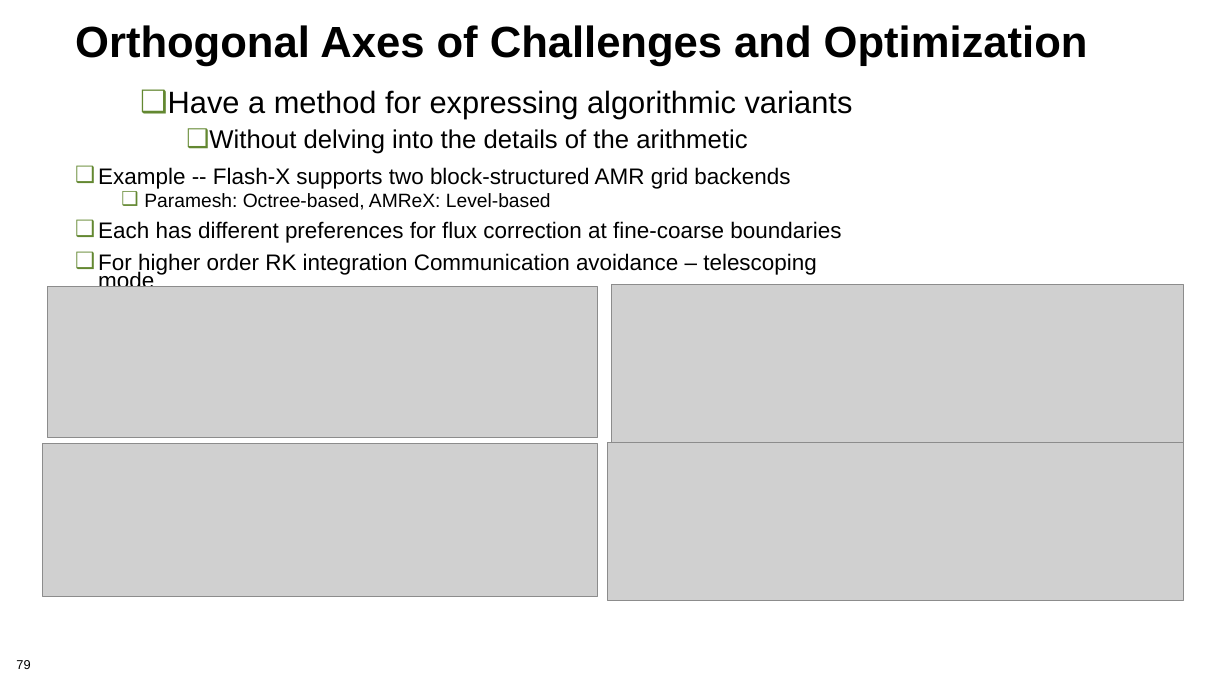
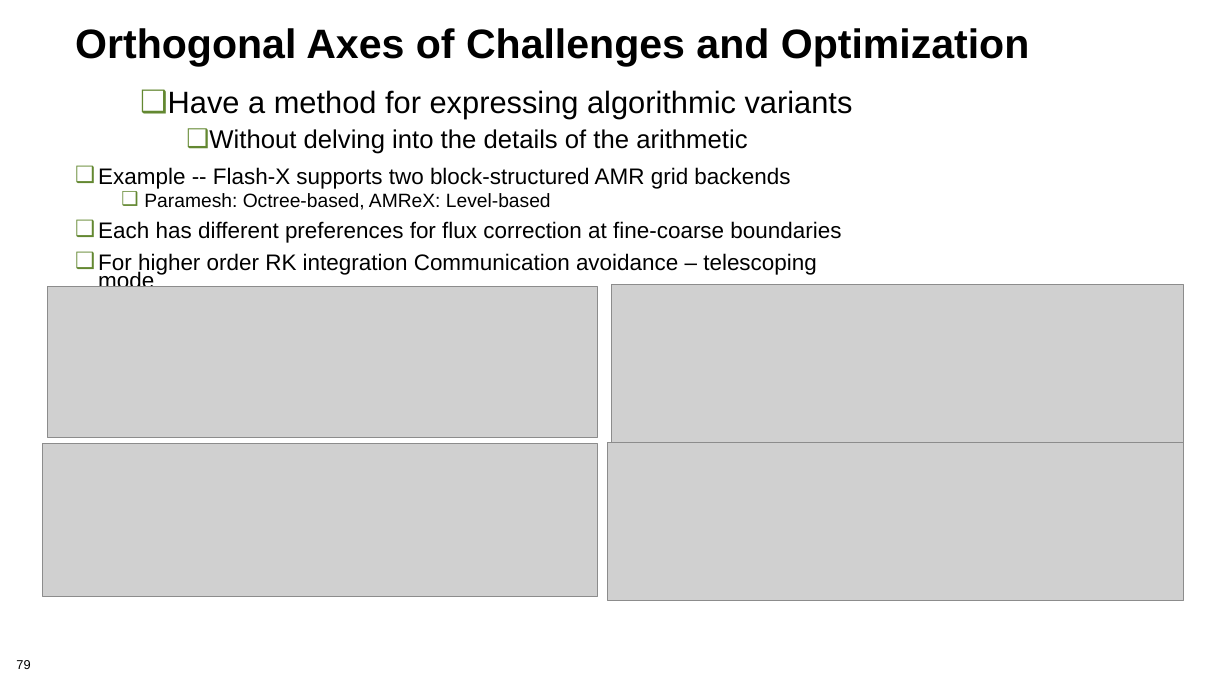
Before and after one commit to bssw-tutorial/presentations, a slide deck: slide 79 of dev-test-llm.pptx. Drawn at 1232x693 pixels with LibreOffice and Linux fonts; fonts in the diff are those of the drawing; grey boxes stand for pictures. Boxes give left, top, right and bottom in pixels: in the first picture for what was removed or moved away, otherwise in the second. Text is boxed around its words. In the diff, an @@ line names an element or a change of style, - is before the commit and + after.

```diff
--- a/dev-test-llm.pptx
+++ b/dev-test-llm.pptx
@@ text "Orthogonal Axes of Challenges and ..." at <box>75,28,1030,67</box>: size 34 to 32 pt; line spacing 0.8 to 0.9 @@
```
Also in this commit, not shown: 15 other slides changed.
